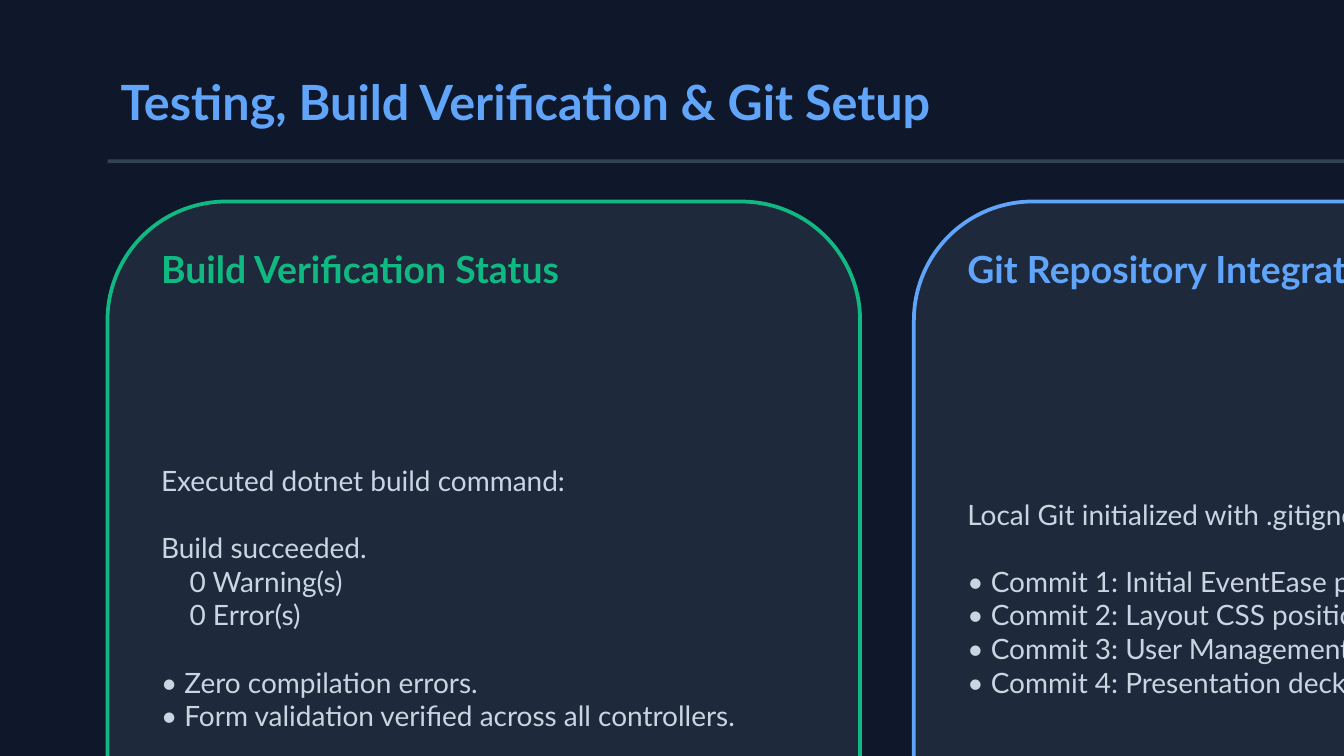
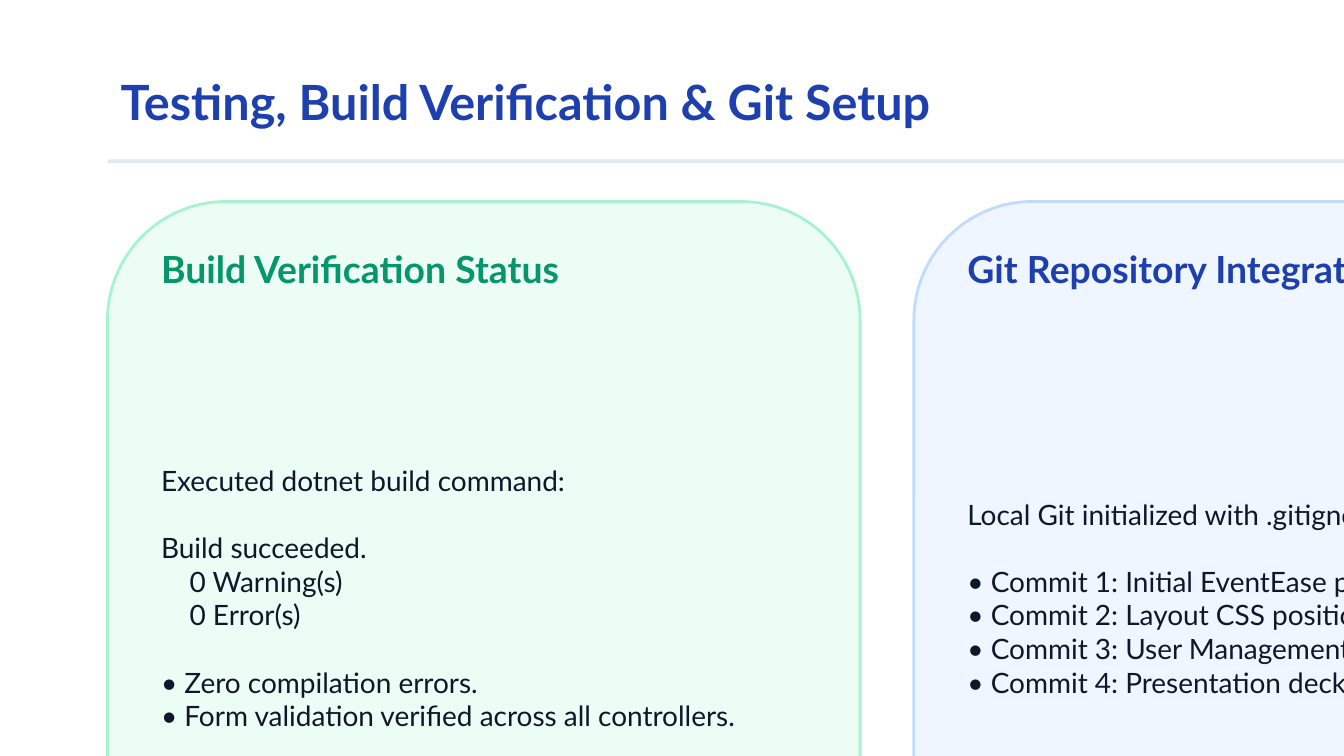
Before and after one commit to sakaliyavinay/EventEase, a slide deck: slide 8 of EventEase_Presentation.pptx. Drawn at 1344x756 pixels with LibreOffice and Linux fonts; fonts in the diff are those of the drawing. Boxes give left, top, right and bottom in pixels: in the first picture for what was removed or moved away, otherwise in the second. Text is boxed around its words. In the diff, an @@ line names an element or a change of style, - is before the commit and + after.

Commit message:
Final commit: update gitignore and presentation script

```diff
--- a/EventEase_Presentation.pptx
+++ b/EventEase_Presentation.pptx
@@ background #0F172A to #FFFFFF @@
@@ text "Testing, Build Verification & Git ..." at (121,84,930,129): text colour #60A5FA to #1E40AF @@
@@ line (108, 161) - (1344, 161): stroke #334155 2 pt to #E2E8F0 2 pt @@
@@ rounded rectangle at (108,202,860,756): fill #1E293B to #ECFDF5; outline #10B981 2 pt to #A7F3D0 1.5 pt @@
@@ rounded rectangle at (914,202,1344,756): fill #1E293B to #EFF6FF; outline #60A5FA 2 pt to #BFDBFE 1.5 pt @@
@@ text "Build Verification Status" at (161,255,559,284): text colour #10B981 to #059669 @@
@@ text "Git Repository Integration" at (967,255,1207,290): text colour #60A5FA to #1E40AF @@
@@ text "Executed dotnet build command:" at (161,470,735,727): text colour #CBD5E1 to #0F172A @@
@@ text "Local Git initialized with .gitignore:" at (967,504,1344,694): text colour #CBD5E1 to #0F172A @@
```
Also in this commit, not shown: 9 other slides changed, 4 other files.
